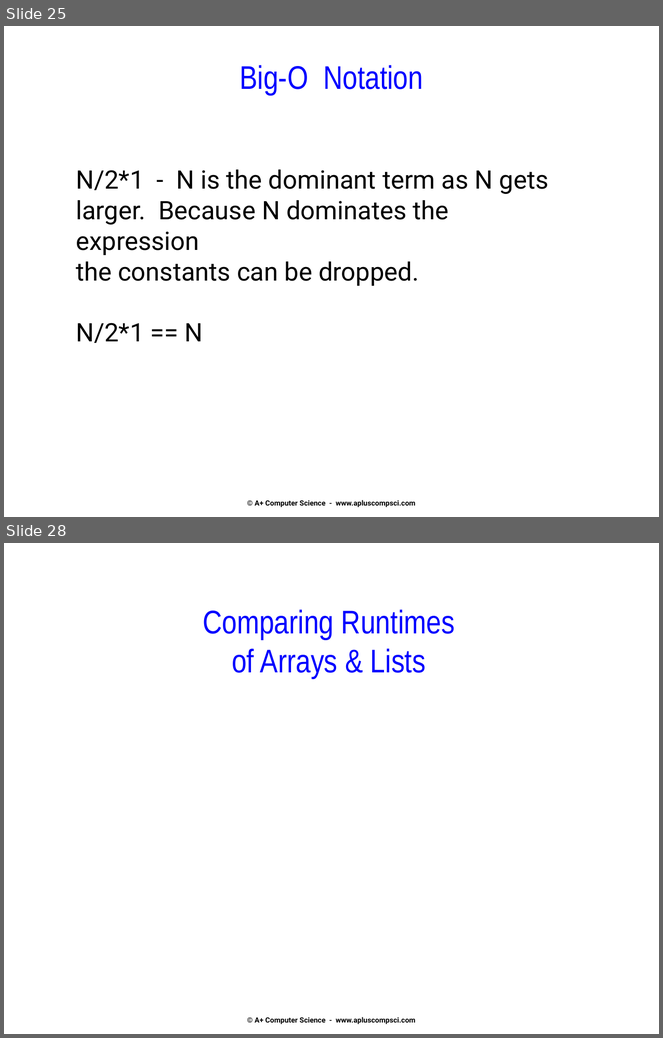
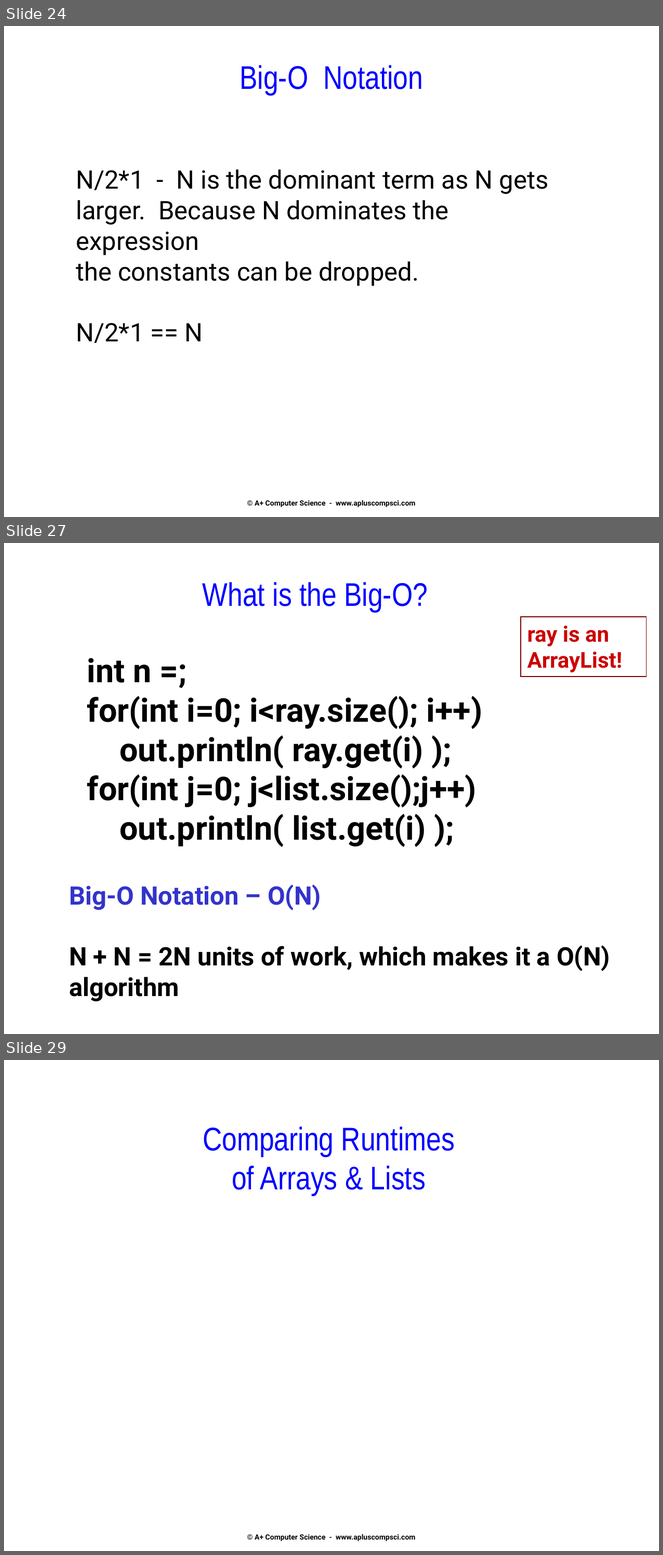
Before and after one commit to Cy-FairCS/cs3, a slide deck: u02b_bigO/notes/Big-O - Intro and Lists.pptx. Shown one above the other, each under a label of ours: slides 25 and 28 before the commit, slides 24, 27 and 29 after it; the slides between them are not shown. The pictures are 663x1038 and 663x1555 pixels, drawn with LibreOffice and Linux fonts; fonts in the diff are those of the drawing. Boxes give left, top, right and bottom in pixels: in the first picture for what was removed or moved away, otherwise in the second. Text is boxed around its words. In the diff, an @@ line names an element or a change of style, - is before the commit and + after.

```diff
--- a/u02b_bigO/notes/Big-O - Intro and Lists.pptx
+++ b/u02b_bigO/notes/Big-O - Intro and Lists.pptx
@@ slide 27 added at box(4, 543, 659, 1034), background #FFFFFF @@
@@ text added at box(203, 582, 428, 612), 36 pt, text #0000FF @@
+What is the Big-O?
@@ rectangle added at box(521, 617, 647, 677), outline #800000 1 pt, 24 pt, text #CC0000, bold @@
+ray is an ArrayList!
@@ text added at box(87, 658, 483, 847), 36 pt, text #000000, bold @@
+int n =;
+for(int i=0; i<ray.size(); i++)
+out.println( ray.get(i) );
+for(int j=0; j<list.size();j++)
+out.println( list.get(i) );
@@ text added at box(69, 885, 610, 1002), 28 pt, text #000000, bold @@
+Big-O Notation – O(N)
+N + N = 2N units of work, which makes it a O(N) algorithm
@@ what was slide 25 is now slide 24 @@
@@ what was slide 28 is now slide 29 @@
```
Also in this commit, not shown: 8 slides changed, 5 other slides added, 6 slides removed.
